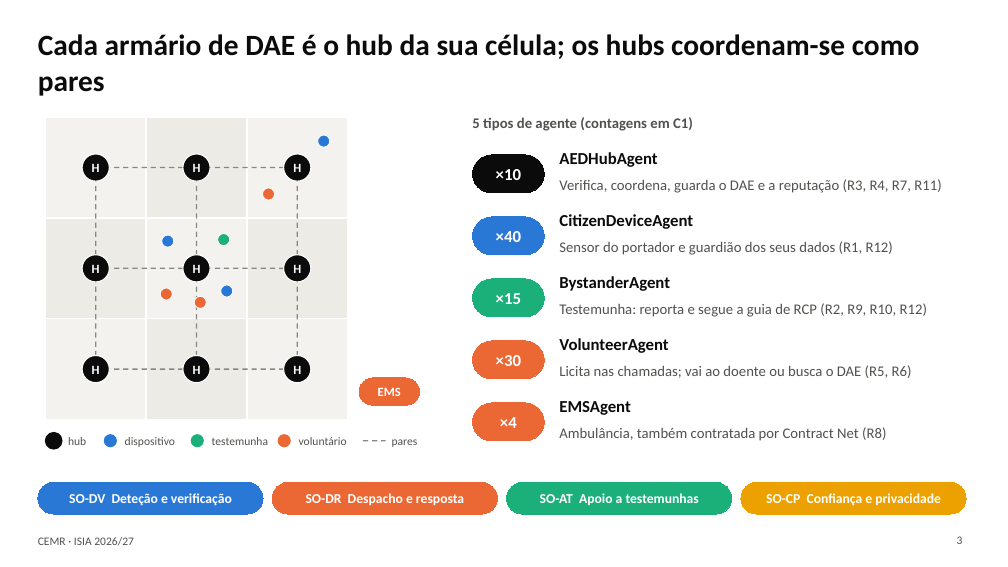
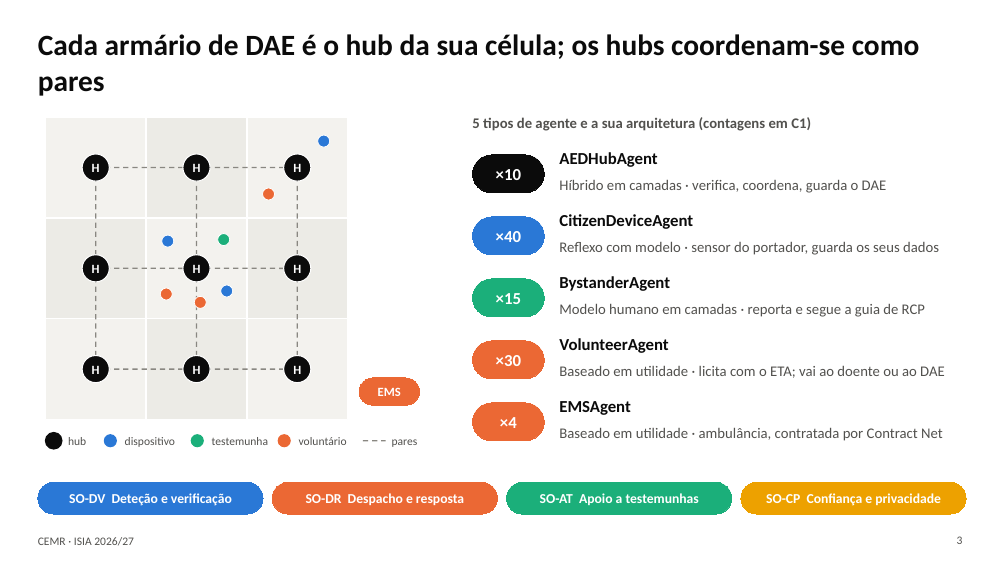
Before and after one commit to rodrigoilde/fcup-isia, a slide deck: slide 3 of slides/apresentacao.pptx. Drawn at 1008x567 pixels with LibreOffice and Linux fonts; fonts in the diff are those of the drawing. Boxes give left, top, right and bottom in pixels: in the first picture for what was removed or moved away, otherwise in the second. Text is boxed around its words. In the diff, an @@ line names an element or a change of style, - is before the commit and + after.

Commit message:
Simplifica os slides 2, 3, 5 e 6 e acrescenta os conceitos de decisão coletiva

```diff
--- a/slides/apresentacao.pptx
+++ b/slides/apresentacao.pptx
@@ text at [472, 117, 811, 131]: text changed @@
-5 tipos de agente (contagens em C1)
+5 tipos de agente e a sua arquitetura (contagens em C1)
@@ text at [559, 180, 887, 193]: text changed @@
-Verifica, coordena, guarda o DAE e a reputação (R3, R4, R7, R11)
+Híbrido em camadas · verifica, coordena, guarda o DAE
@@ text at [559, 242, 939, 255]: text changed @@
-Sensor do portador e guardião dos seus dados (R1, R12)
+Reflexo com modelo · sensor do portador, guarda os seus dados
@@ text at [559, 304, 925, 317]: text changed @@
-Testemunha: reporta e segue a guia de RCP (R2, R9, R10, R12)
+Modelo humano em camadas · reporta e segue a guia de RCP
@@ text at [559, 366, 945, 378]: text changed @@
-Licita nas chamadas; vai ao doente ou busca o DAE (R5, R6)
+Baseado em utilidade · licita com o ETA; vai ao doente ou ao DAE
@@ text at [559, 428, 943, 441]: text changed @@
-Ambulância, também contratada por Contract Net (R8)
+Baseado em utilidade · ambulância, contratada por Contract Net
```
Also in this commit, not shown: 3 other slides changed, 2 other files.
